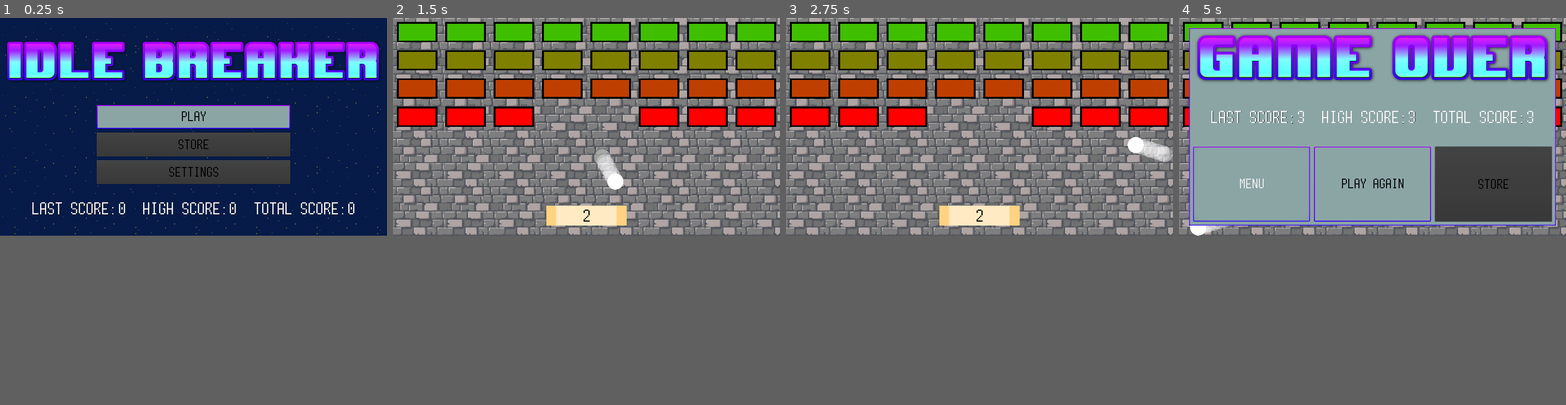
Above: before the commit, frames 1-4 (left to right).
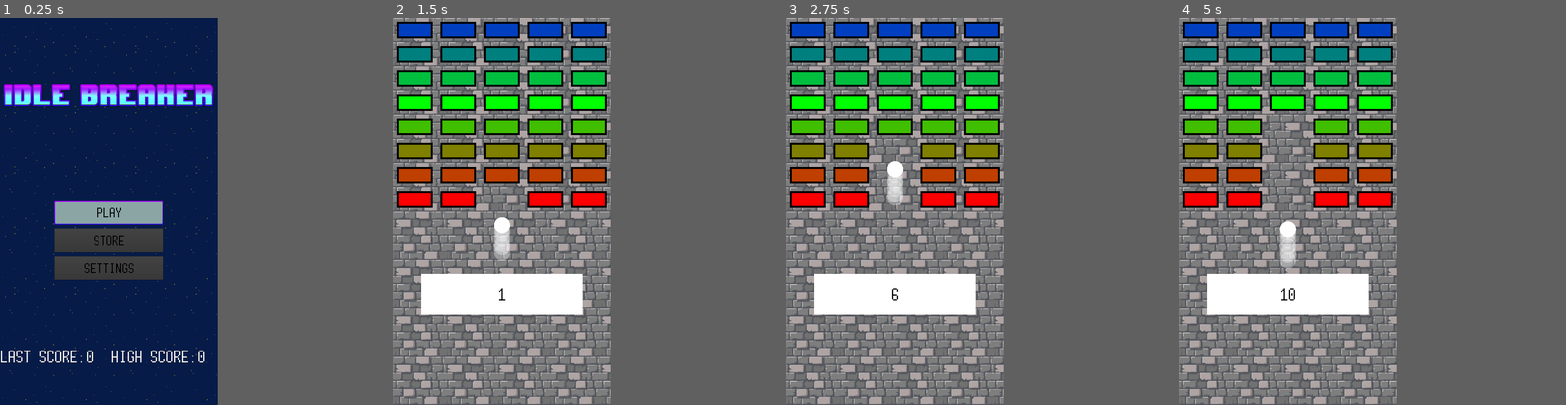
Above: after the commit, the same moments.

Repository: Thallium204/Breakout
Game: Godot game, scene res://Scenes/Menu.tscn
The game is run twice, just before and just after one commit, with the same random seed, the same clock (stepped at 60 frames per second) and the same inputs. Sound files missing from this copy of the repository are replaced by a short silence.
Inputs (mouse positions are in pixels of both pictures, inside the frame that each line leads up to):
- Up to frame 1 (0.25 s): no input
- Up to frame 2 (1.5 s): click "Play" at 0.5 s; move the mouse to (671, 114) at 1.27 s
- Up to frame 3 (2.75 s): move the mouse to (902, 137) at 2.02 s
- Up to frame 4 (5 s): move the mouse to (1411, 79) at 2.77 s; move the mouse to (1353, 168) at 3.52 s; move the mouse to (1488, 161) at 4.27 s
In our replay, the window is 800x450 before the commit and 450x800 after it. These sizes can differ from the game's own. Grey fills any space a smaller window leaves; there, only what the larger window draws over its background counts as a difference.

The runs differ from the first frame. In frame 1, 26% of the frame differs, in the area x 0-99%, y 1-100%; in frame 2, 52%; in frame 3, 52%; in frame 4, 59%, in the area x 0-100%, y 0-100%.

Commit message:
changed to portrait mode

Diff:
--- a/Scenes/Game.tscn
+++ b/Scenes/Game.tscn
@@ -11,10 +11,10 @@
 [ext_resource path="res://Themes/themeMenu.tres" type="Theme" id=9]
 
 [sub_resource type="RectangleShape2D" id=1]
-extents = Vector2( 960, 1 )
+extents = Vector2( 540, 1 )
 
 [sub_resource type="RectangleShape2D" id=2]
-extents = Vector2( 1, 540 )
+extents = Vector2( 1, 960 )
 
 [node name="Game" type="Control"]
 anchor_right = 1.0
@@ -24,8 +24,8 @@
 __meta__ = {
 "_edit_use_anchors_": false
 }
-rows = 4
-columns = 8
+rows = 8
+columns = 5
 
 [node name="texBackground" type="TextureRect" parent="."]
 anchor_right = 1.0
@@ -39,21 +39,21 @@
 [node name="bodyLose" type="StaticBody2D" parent="."]
 
 [node name="shapeBottom" type="CollisionShape2D" parent="bodyLose"]
-position = Vector2( 960, 1080 )
+position = Vector2( 540, 1620 )
 shape = SubResource( 1 )
 
 [node name="bodyBorder" type="StaticBody2D" parent="."]
 
 [node name="shapeLeft" type="CollisionShape2D" parent="bodyBorder"]
-position = Vector2( 0, 540 )
+position = Vector2( 0, 960 )
 shape = SubResource( 2 )
 
 [node name="shapeTop" type="CollisionShape2D" parent="bodyBorder"]
-position = Vector2( 960, 0 )
+position = Vector2( 540, 0 )
 shape = SubResource( 1 )
 
 [node name="shapeRight" type="CollisionShape2D" parent="bodyBorder"]
-position = Vector2( 1920, 540 )
+position = Vector2( 1080, 960 )
 shape = SubResource( 2 )
 
 [node name="Bricks" type="Node2D" parent="."]
@@ -65,10 +65,11 @@
 [node name="objBar" parent="." groups=[
 "updateCoins",
 ] instance=ExtResource( 5 )]
-position = Vector2( 760, 930 )
+position = Vector2( 540, 1370.63 )
+barSize = Vector2( 800, 200 )
 
 [node name="objBall" parent="." instance=ExtResource( 4 )]
-position = Vector2( 960.578, 814.446 )
+position = Vector2( 540, 1250 )
 
 [node name="popupGameOver" type="PopupDialog" parent="."]
 pause_mode = 2
--- a/Scenes/Menu.tscn
+++ b/Scenes/Menu.tscn
@@ -45,17 +45,18 @@
 }
 
 [node name="btnPlay" type="Button" parent="contButtons"]
-margin_right = 960.0
-margin_bottom = 119.056
+margin_top = 137.0
+margin_right = 540.0
+margin_bottom = 256.056
 text = "Play"
 __meta__ = {
 "_edit_use_anchors_": false
 }
 
 [node name="btnStore" type="Button" parent="contButtons"]
-margin_top = 139.0
-margin_right = 960.0
-margin_bottom = 258.056
+margin_top = 276.0
+margin_right = 540.0
+margin_bottom = 395.056
 disabled = true
 text = "Store"
 __meta__ = {
@@ -63,9 +64,9 @@
 }
 
 [node name="btnSettings" type="Button" parent="contButtons"]
-margin_top = 278.0
-margin_right = 960.0
-margin_bottom = 397.056
+margin_top = 415.0
+margin_right = 540.0
+margin_bottom = 534.056
 disabled = true
 text = "Settings"
 __meta__ = {
--- a/Scenes/objBar.tscn
+++ b/Scenes/objBar.tscn
@@ -3,46 +3,32 @@
 [ext_resource path="res://Scripts/objBar.gd" type="Script" id=1]
 [ext_resource path="res://Fonts/voxilent.ttf" type="DynamicFontData" id=2]
 
+[sub_resource type="DynamicFont" id=2]
+size = 61
+font_data = ExtResource( 2 )
+
 [sub_resource type="CapsuleShape2D" id=1]
 radius = 50.0
 height = 300.0
 
-[sub_resource type="DynamicFont" id=2]
-size = 61
-font_data = ExtResource( 2 )
-
 [node name="objBar" type="KinematicBody2D"]
-position = Vector2( 800, 930 )
 script = ExtResource( 1 )
+barSize = Vector2( 400, 100 )
 
 [node name="colorSides" type="ColorRect" parent="."]
-margin_right = 400.0
-margin_bottom = 100.0
-color = Color( 1, 0.831373, 0.509804, 1 )
+margin_left = -200.0
+margin_top = -50.0
+margin_right = 200.0
+margin_bottom = 50.0
 __meta__ = {
 "_edit_use_anchors_": false
 }
 
-[node name="colorCenter" type="ColorRect" parent="."]
-margin_left = 50.0
-margin_right = 350.0
-margin_bottom = 100.0
-color = Color( 1, 0.921569, 0.768627, 1 )
-__meta__ = {
-"_edit_use_anchors_": false
-}
-
-[node name="shapeBar" type="CollisionShape2D" parent="."]
-position = Vector2( 200, 50 )
-rotation = 1.5708
-shape = SubResource( 1 )
-
-[node name="labCoins" type="Label" parent="."]
+[node name="labCoins" type="Label" parent="colorSides"]
 anchor_right = 1.0
 anchor_bottom = 1.0
-margin_top = -0.42041
-margin_right = 400.0
-margin_bottom = 99.5796
+margin_right = 3.05176e-05
+margin_bottom = 7.62939e-06
 custom_fonts/font = SubResource( 2 )
 custom_colors/font_color = Color( 0, 0, 0, 1 )
 text = "0"
@@ -51,3 +37,7 @@
 __meta__ = {
 "_edit_use_anchors_": false
 }
+
+[node name="shapeBar" type="CollisionShape2D" parent="."]
+rotation = 1.5708
+shape = SubResource( 1 )
--- a/Scripts/Game.gd
+++ b/Scripts/Game.gd
@@ -5,6 +5,7 @@
 var windowSize
 var level = 1
 var colorArray = []
+var scrDiv = 0.5
 
 export(int) var rows
 export(int) var columns
@@ -25,11 +26,15 @@
 
 func generateRow():
 	# distance above the node at which the next row of blocks is created
-	var brickHeight = level * -140
+	var brickSpacing = Vector2(rect_size.x / columns, (rect_size.y * scrDiv) / rows)
 	# instances objBrick, sets its paramters, changes its value and adds it as a child of the Bricks node
 	for colPos in range(columns):
 		var objBrick = objBrick_load.instance()
-		objBrick.position = Vector2(colPos * 240, brickHeight) + Vector2(20, 20)
+		objBrick.position = Vector2(colPos * brickSpacing.x, - level * brickSpacing.y) + Vector2(20, 20)
+		var brickSize = brickSpacing - Vector2(40, 40)
+		objBrick.get_node("CollisionShape2D").shape.radius = brickSize.y / 2
+		objBrick.get_node("CollisionShape2D").shape.height = brickSize.x - brickSize.y
+		objBrick.get_node("colorOutline").rect_size = brickSize
 		objBrick.get_node("colorOutline/colorBrick").color = colorArray[(level - 1) % colorArray.size()]
 		objBrick.name = "objBrick"+str(level)+str(colPos)
 		objBrick.value = level
@@ -41,7 +46,7 @@
 	add_child(twnBricks)
 	twnBricks.interpolate_property(
 		Bricks, "position",
-		Vector2(0, (level-1) * 140), Vector2(0, level * 140),
+		Vector2(0, (level-1) * brickSpacing.y), Vector2(0, level * brickSpacing.y),
 		0.2, Tween.TRANS_LINEAR, Tween.EASE_IN_OUT
 	)
 	twnBricks.start()
--- a/Scripts/objBar.gd
+++ b/Scripts/objBar.gd
@@ -1,8 +1,23 @@
 extends KinematicBody2D
+
+onready var colorSides = $colorSides
+
+export(Vector2) var barSize
+
+func _ready():
+	updateBarSize()
 
 func _input(event):
 	if event is InputEventScreenDrag:
 		move_and_collide(Vector2(event.relative.x, 0))
 
 func updateUI():
-	$labCoins.text = str(Globals.score)
+	$colorSides/labCoins.text = str(Globals.score)
+
+func updateBarSize():
+	colorSides.margin_left = - barSize.x / 2
+	colorSides.margin_right = barSize.x / 2
+	colorSides.margin_top = - barSize.y / 2
+	colorSides.margin_bottom = barSize.y / 2
+	$shapeBar.shape.radius = barSize.y / 2
+	$shapeBar.shape.height = barSize.x - barSize.y
--- a/project.godot
+++ b/project.godot
@@ -25,12 +25,13 @@
 
 [display]
 
-window/size/width=1920
-window/size/height=1080
-window/size/test_width=960
-window/size/test_height=540
+window/size/width=1080
+window/size/height=1920
+window/size/test_width=540
+window/size/test_height=960
+window/handheld/orientation="portrait"
 window/stretch/mode="2d"
-window/stretch/aspect="keep_width"
+window/stretch/aspect="keep"
 
 [input_devices]
 
